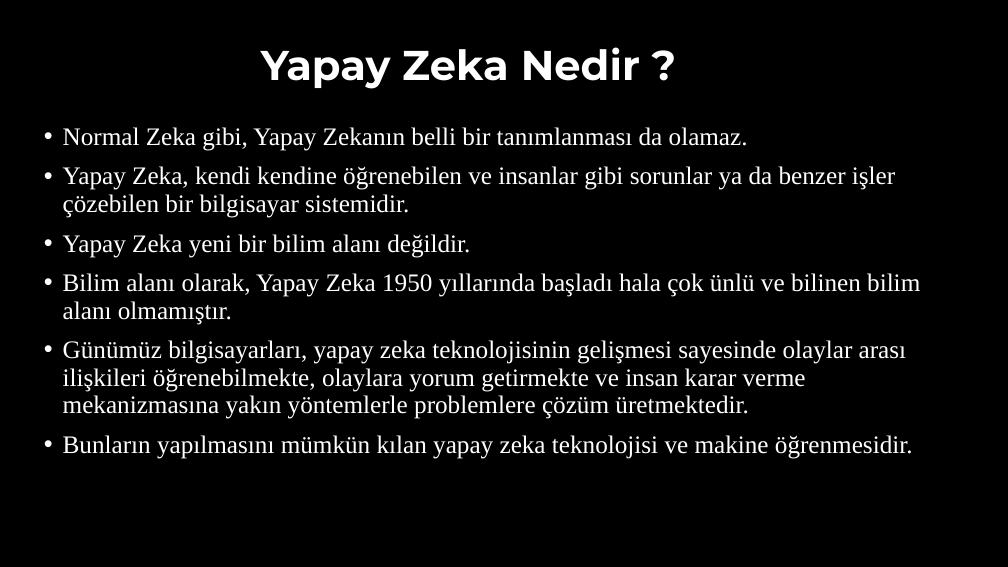
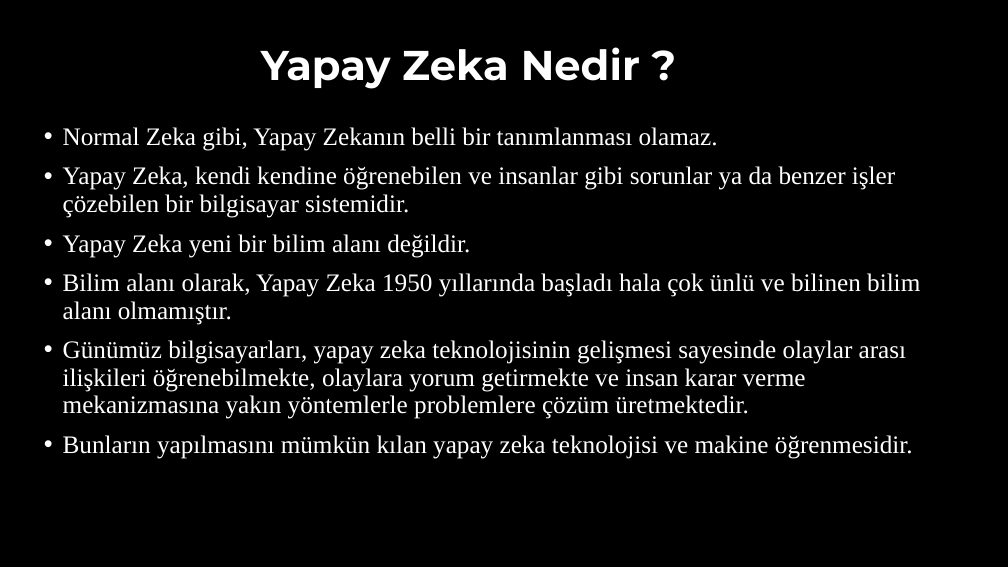
Before and after one commit to akaraci/Makine-Ogrenmesi, a slide deck: slide 15 of Sunular/MÖT-Hafta-1.pptx. Drawn at 1008x567 pixels with LibreOffice and Linux fonts; fonts in the diff are those of the drawing. Boxes give left, top, right and bottom in pixels: in the first picture for what was removed or moved away, otherwise in the second. Text is boxed around its words. In the diff, an @@ line names an element or a change of style, - is before the commit and + after.

```diff
--- a/Sunular/MÖT-Hafta-1.pptx
+++ b/Sunular/MÖT-Hafta-1.pptx
@@ text at <box>63,127,718,151</box>: text changed @@
-• Normal Zeka gibi, Yapay Zekanın belli bir tanımlanması da olamaz.
+• Normal Zeka gibi, Yapay Zekanın belli bir tanımlanması olamaz.
```
Also in this commit, not shown: 14 other slides changed.
